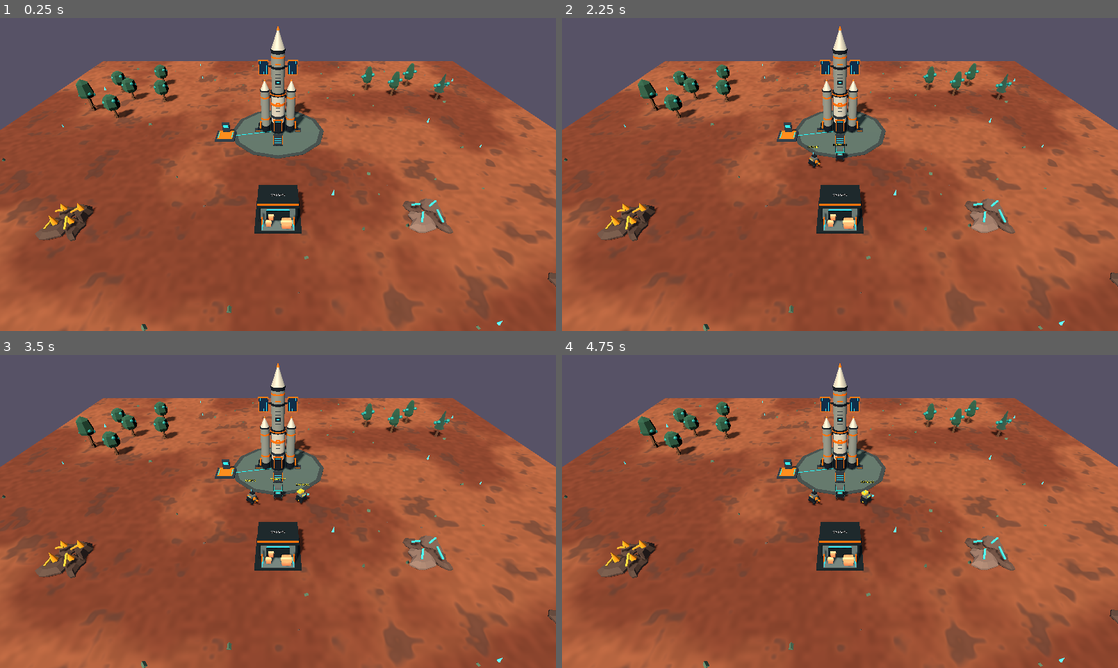
Above: before the commit, frames 1-4 (two rows, left to right).
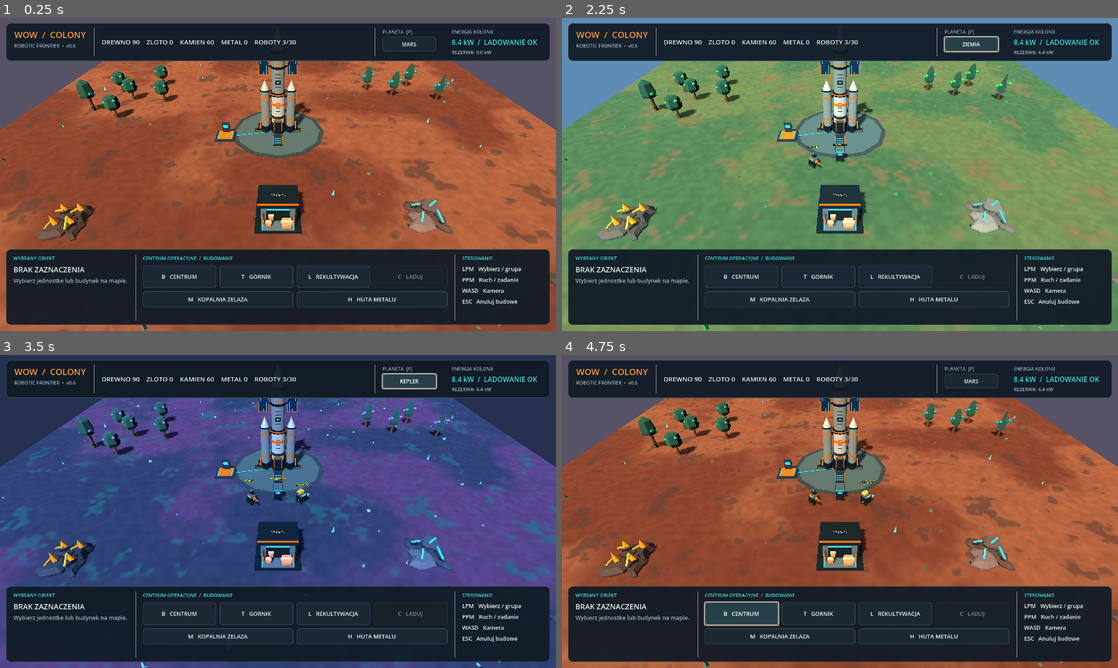
Above: after the commit, the same moments.

Repository: serafin1367/wow
Game: Godot game, scene res://scenes/main.tscn
The game is run twice, just before and just after one commit, with the same random seed, the same clock (stepped at 60 frames per second) and the same inputs.
Inputs (mouse positions are in pixels of both pictures, inside the frame that each line leads up to):
- Up to frame 1 (0.25 s): no input
- Up to frame 2 (2.25 s): click (778, 299) at 0.5 s, where only the run after the commit has a clickable "M KOPALNIA ZELAZA"; click (934, 299) at 1.25 s, where only the run after the commit has a clickable "H HUTA METALU"; click (973, 43) at 2 s, where only the run after the commit has a clickable "MARS"
- Up to frame 3 (3.5 s): click (411, 380) at 2.75 s, where only the run after the commit has a clickable "ZIEMIA"
- Up to frame 4 (4.75 s): click (973, 380) at 3.5 s, where only the run after the commit has a clickable "KEPLER"; click (739, 614) at 4.25 s, where only the run after the commit has a clickable "B CENTRUM"

The runs differ from the first frame. In frame 1, 35% of the frame differs, in the area x 1-99%, y 1-98%; in frame 2, 97%; in frame 3, 98%, in the area x 0-100%, y 0-100%; in frame 4, 35%.
Error before the commit: Invalid access to property or key 'mine_requested' on a base object of type 'CanvasLayer (colony_hud.gd)'. (res://scripts/main.gd:616)

Commit message:
ui: WOW 0.6 mine and smelter build controls, metal stock and power budget

Diff:
--- a/scripts/colony_hud.gd
+++ b/scripts/colony_hud.gd
@@ -7,6 +7,8 @@
 signal train_robot_requested
 signal charge_requested
 signal planet_change_requested
+signal mine_requested
+signal smelter_requested
 
 const BG = Color(0.065, 0.105, 0.145, 0.94)
 const BG_SUBTLE = Color(0.105, 0.16, 0.20, 0.96)
@@ -29,6 +31,9 @@
 var train_button: Button
 var charge_button: Button
 var planet_button: Button
+var mine_button: Button
+var smelter_button: Button
+var balance_label: Label
 
 
 func _ready() -> void:
@@ -41,7 +46,7 @@
 
 	_make_top_bar()
 	_make_bottom_bar()
-	set_resources(0, 0, 0, 3, 30)
+	set_resources(0, 0, 0, 0, 3, 30)
 	set_power(0.0, false)
 	set_no_selection()
 
@@ -76,10 +81,10 @@
 	branding.custom_minimum_size.x = 150
 	row.add_child(branding)
 	branding.add_child(_label("WOW  /  COLONY", 20, ORANGE, true))
-	branding.add_child(_label("ROBOTIC FRONTIER  •  v0.5", 11, MUTED))
+	branding.add_child(_label("ROBOTIC FRONTIER  •  v0.6", 11, MUTED))
 	row.add_child(VSeparator.new())
 
-	resource_label = _label("", 18, TEXT, true)
+	resource_label = _label("", 15, TEXT, true)
 	resource_label.size_flags_horizontal = Control.SIZE_EXPAND_FILL
 	row.add_child(resource_label)
 
@@ -99,6 +104,8 @@
 	power_block.add_child(_label("ENERGIA KOLONII", 11, MUTED, true))
 	energy_label = _label("", 16, TURQUOISE, true)
 	power_block.add_child(energy_label)
+	balance_label = _label("REZERWA: 0.0 kW", 11, MUTED)
+	power_block.add_child(balance_label)
 	row.add_child(power_block)
 
 
@@ -166,6 +173,18 @@
 	charge_button.pressed.connect(func(): charge_requested.emit())
 	actions.add_child(charge_button)
 
+	var factory_actions := HBoxContainer.new()
+	factory_actions.add_theme_constant_override("separation", 8)
+	center.add_child(factory_actions)
+	mine_button = _action_button("M   KOPALNIA ZELAZA", "20 drewna · 10 kamienia. LPM na zlozu zelaza.", ORANGE)
+	mine_button.custom_minimum_size.y = 37
+	mine_button.pressed.connect(func(): mine_requested.emit())
+	factory_actions.add_child(mine_button)
+	smelter_button = _action_button("H   HUTA METALU", "30 drewna · 20 kamienia. LPM na wolnym terenie.", TURQUOISE)
+	smelter_button.custom_minimum_size.y = 37
+	smelter_button.pressed.connect(func(): smelter_requested.emit())
+	factory_actions.add_child(smelter_button)
+
 	event_label = _label("Gotowosc systemow kolonii.", 13, TEXT)
 	event_label.autowrap_mode = TextServer.AUTOWRAP_WORD_SMART
 	event_label.clip_text = true
@@ -188,16 +207,28 @@
 		planet_button.text = planet.to_upper()
 
 
-func set_resources(wood: int, gold: int, stone: int, population: int, cap: int) -> void:
+func set_resources(wood: int, gold: int, stone: int, metal: int, population: int, cap: int) -> void:
 	if resource_label != null:
-		resource_label.text = "DREWNO   %d       ZLOTO   %d       KAMIEN   %d       ROBOTY   %d/%d" % [
-			wood, gold, stone, population, cap
+		resource_label.text = "DREWNO %d    ZLOTO %d    KAMIEN %d    METAL %d    ROBOTY %d/%d" % [
+			wood, gold, stone, metal, population, cap
 		]
 
 
 func set_power(power_kw: float, active: bool) -> void:
 	if energy_label != null:
 		energy_label.text = "%.1f kW  /  %s" % [power_kw, "LADOWANIE OK" if active else "BRAK ZASILANIA"]
+
+
+func set_power_balance(available_kw: float) -> void:
+	if balance_label != null:
+		balance_label.text = "REZERWA: %.1f kW" % available_kw
+
+
+func set_factory_availability(mine_exists: bool, smelter_exists: bool) -> void:
+	if mine_button != null:
+		mine_button.disabled = mine_exists
+	if smelter_button != null:
+		smelter_button.disabled = smelter_exists
 
 
 func set_status(message: String) -> void:
